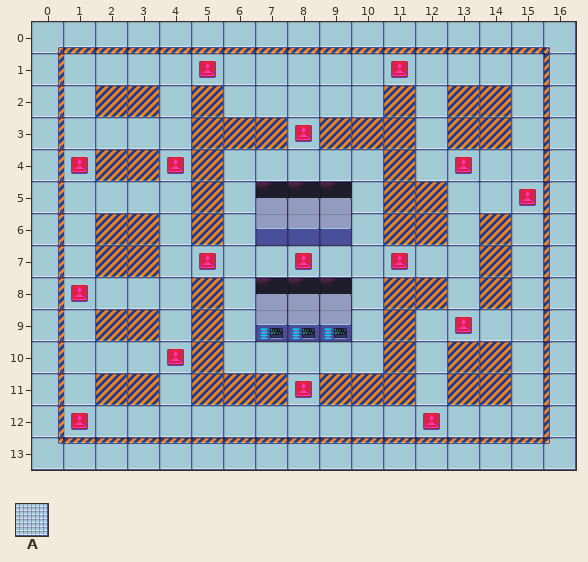
A Tiled map gets an edit: catchRun/map.tmx. This is how it looked before the edit.
Cells are 32x32 px. Shown: x 0..16, y 0..13. The old version is drawn lined up with the new one.
Key: from "sci": A 62.
_ is an empty cell.
Layers that did not change in this view are not listed.
Layer "Trap" before, first column x 0:
 0 _________________
 1 _____A_____A_____
 2 _________________
 3 ________A________
 4 _A__A________A___
 5 _______________A_
 6 _________________
 7 _____A__A__A_____
 8 _A_______________
 9 _____________A___
10 ____A____________
11 ________A________
12 _A__________A____
13 _________________
The result:
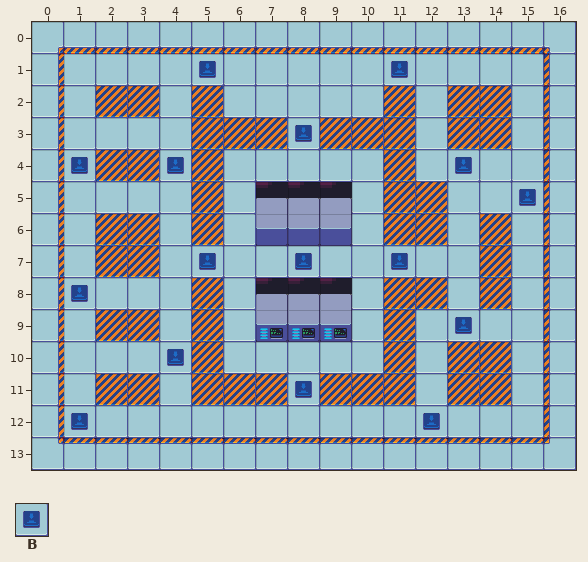
Further tiles: from "sci": B 2.
Log entry: Map Integration Map is added in with an example for Xiaoting
Difference:
map size 50x50 -> 17x14 cells (old content now starts at -16,-13; both pictures use the new coordinates)
layer "Trap" opacity 0% -> 100%
Layer "Trap":
y 1: x 5 A -> B; x 11 A -> B
y 3: x 8 A -> B
y 4: x 1 A -> B; x 4 A -> B; x 13 A -> B
y 5: x 15 A -> B
y 7: x 5 A -> B; x 8 A -> B; x 11 A -> B
y 8: x 1 A -> B
y 9: x 13 A -> B
y 10: x 4 A -> B
y 11: x 8 A -> B
y 12: x 1 A -> B; x 12 A -> B
